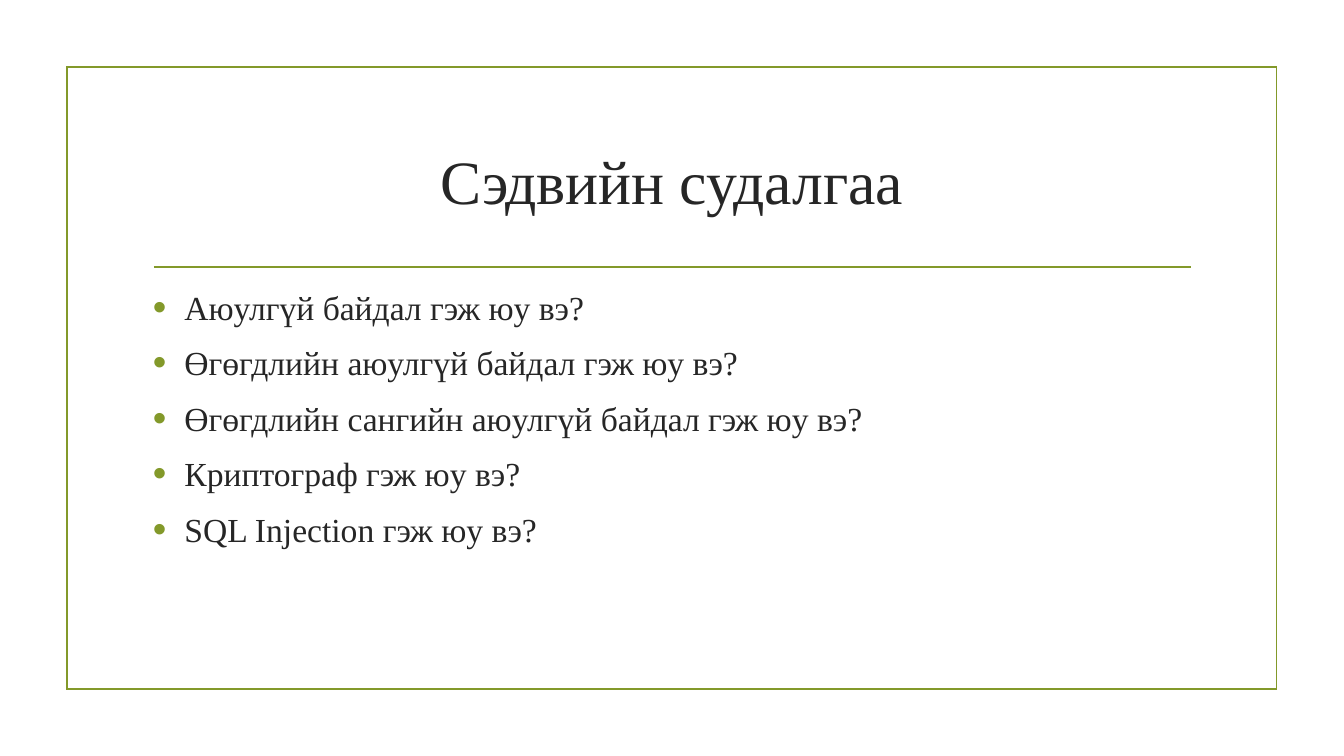
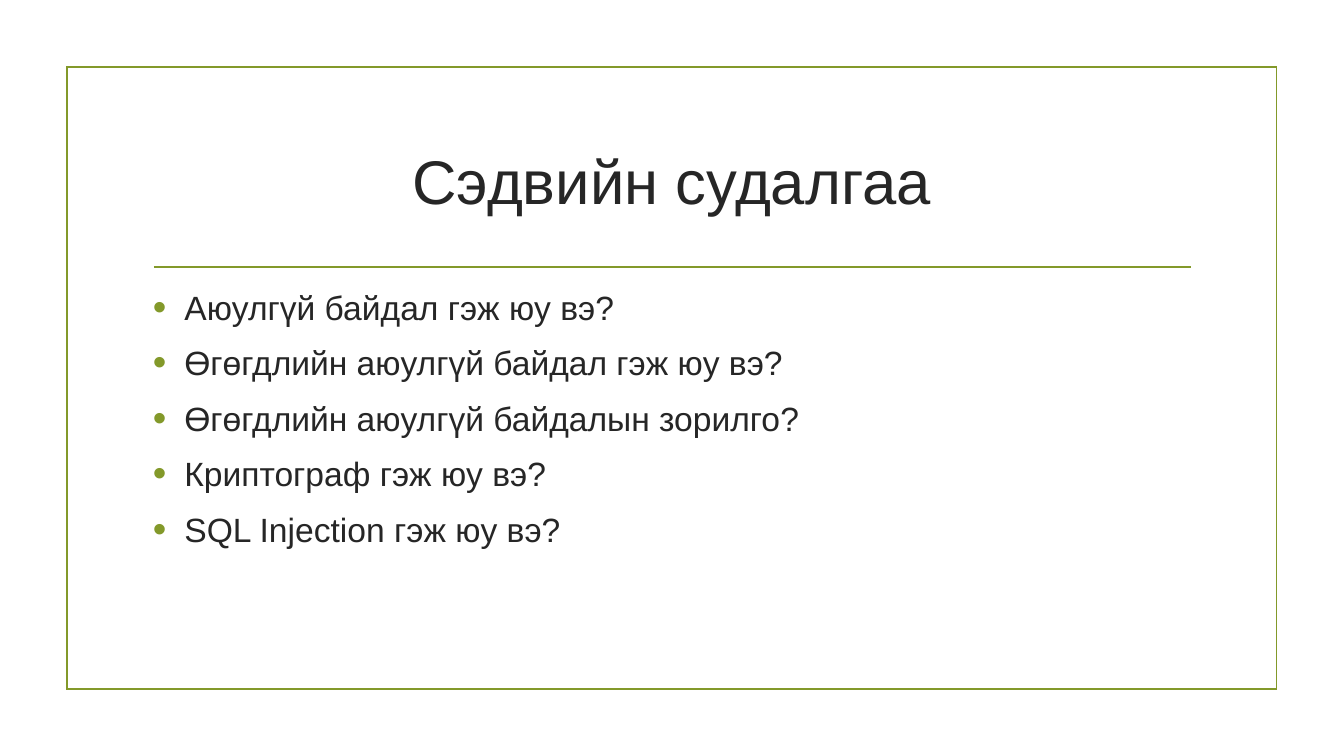
Before and after one commit to md33/tailan, a slide deck: slide 6 of Өгөгдлийн нууцлал,.pptx (slide 5 before the commit). Drawn at 1344x756 pixels with LibreOffice and Linux fonts; fonts in the diff are those of the drawing; background and template pictures are left out. Boxes give left, top, right and bottom in pixels: in the first picture for what was removed or moved away, otherwise in the second. Text is boxed around its words. In the diff, an @@ line names an element or a change of style, - is before the commit and + after.

```diff
--- a/Өгөгдлийн нууцлал,.pptx
+++ b/Өгөгдлийн нууцлал,.pptx
@@ title "Сэдвийн судалгаа" at box(412, 158, 930, 216): font Times New Roman to Arial @@
@@ text at box(184, 295, 783, 549): font Times New Roman to Arial in "Аюулгүй байдал гэж юу вэ?", "Өгөгдлийн аюулгүй байдал гэж юу вэ?", "Криптограф гэж юу вэ?", "SQL Injection гэж юу вэ?" @@
@@ text at box(184, 406, 799, 438): text changed; font Times New Roman to Arial @@
-• Өгөгдлийн сангийн аюулгүй байдал гэж юу вэ?
+• Өгөгдлийн аюулгүй байдалын зорилго?
```
Also in this commit, not shown: 9 other slides changed, 19 slides added, 2 slides removed, 38 other files.
